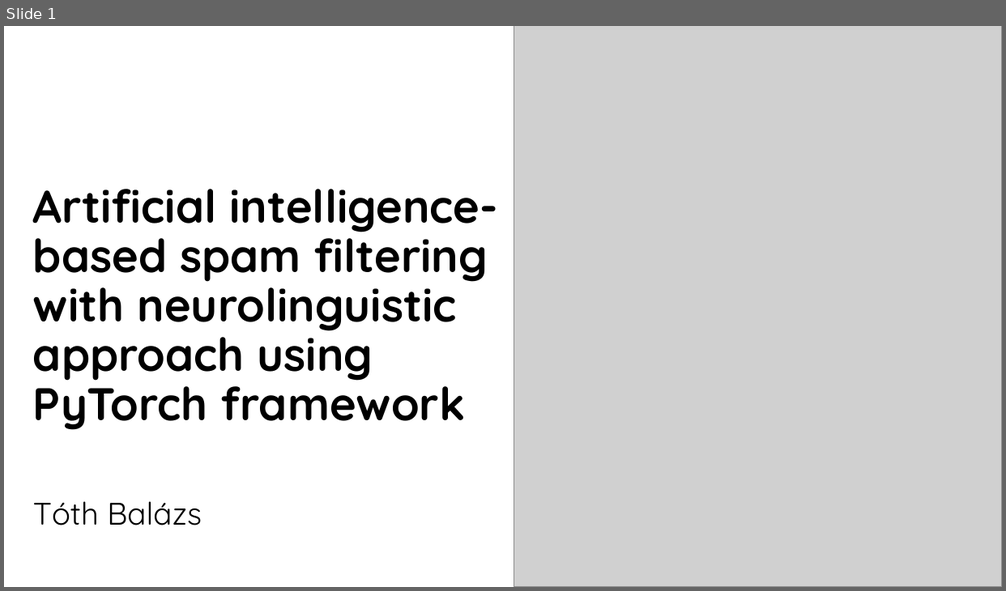
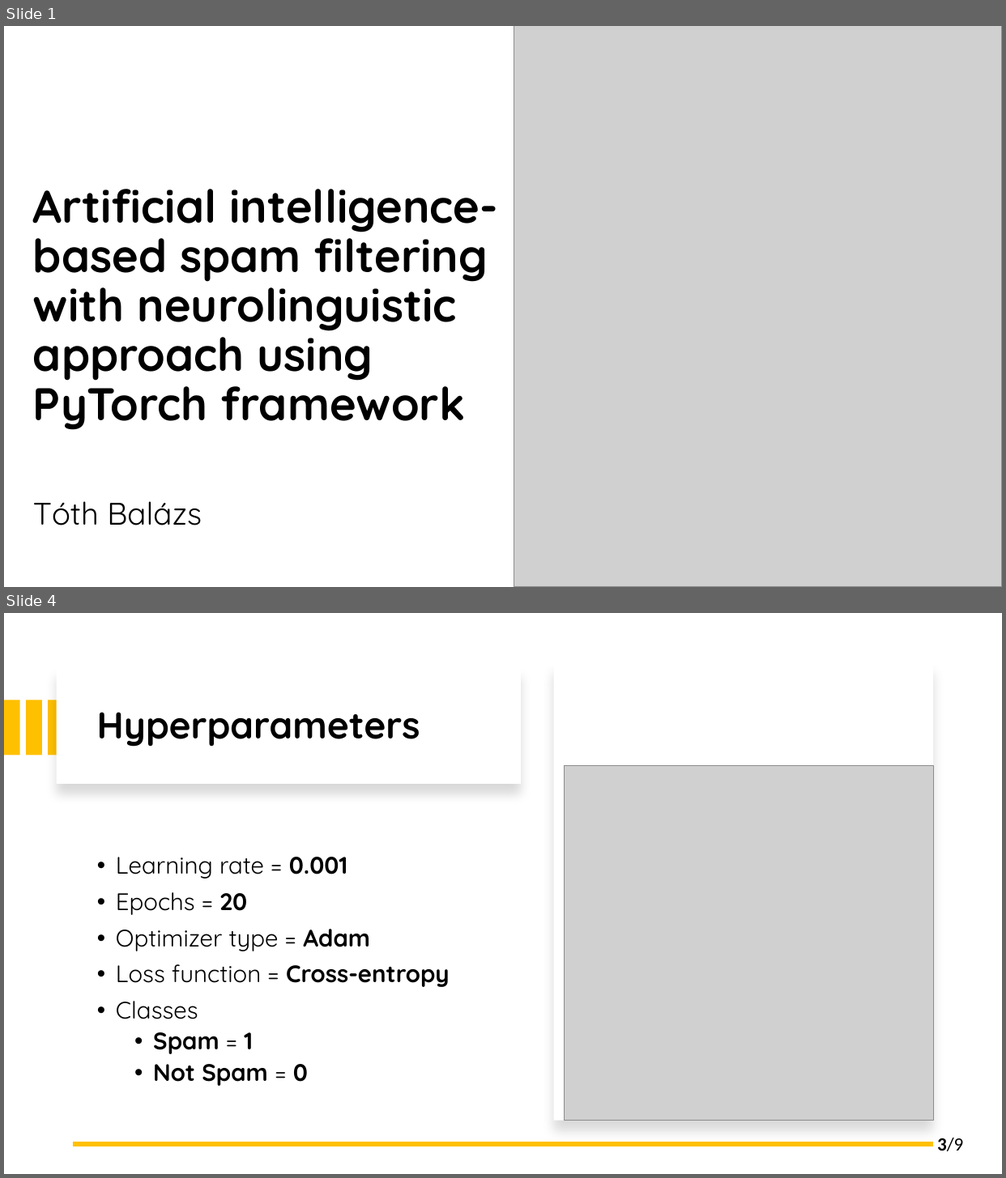
Before and after one commit to 0xbalazstoth/Projektmunka, a slide deck: publikacio/MWZX0D_PROJ_PREZ.pptx. Shown one above the other, each under a label of ours: slide 1 before the commit, slides 1 and 4 after it; the slides between them are not shown. The pictures are 1006x591 and 1006x1178 pixels, drawn with LibreOffice and Linux fonts; fonts in the diff are those of the drawing; grey boxes stand for pictures. Boxes give left, top, right and bottom in pixels: in the first picture for what was removed or moved away, otherwise in the second. Text is boxed around its words. In the diff, an @@ line names an element or a change of style, - is before the commit and + after.

```diff
--- a/publikacio/MWZX0D_PROJ_PREZ.pptx
+++ b/publikacio/MWZX0D_PROJ_PREZ.pptx
@@ slide 4 added at <box>4,613,1002,1174</box>, background #FFFFFF @@
@@ rectangle added at <box>57,667,521,785</box>, fill #FFFFFF @@
@@ rectangle added at <box>554,663,934,1122</box>, fill #FFFFFF @@
@@ rectangle added at <box>4,700,19,756</box>, fill #FFC000 @@
@@ rectangle added at <box>26,700,41,756</box>, fill #FFC000 @@
@@ rectangle added at <box>49,700,64,756</box>, fill #FFC000 @@
@@ title added at <box>97,712,420,747</box>, 36 pt, text #000000, bold @@
+Hyperparameters
@@ picture added at <box>564,766,933,1121</box> @@
@@ text added at <box>116,857,450,1086</box>, 23 pt, text #000000 @@
+• Learning rate = 0.001
+• Epochs = 20
+• Optimizer type = Adam
+• Loss function = Cross-entropy
+• Classes
+  • Spam = 1
+  • Not Spam = 0
@@ line added from (934, 1144) to (73, 1144), #FFC000 4.5 pt @@
@@ text added at <box>937,1138,963,1152</box>, 18 pt, text #000000 @@
+3/9
```
Also in this commit, not shown: 4 slides changed, 5 other slides added, 2 slides removed, 28 other files.
